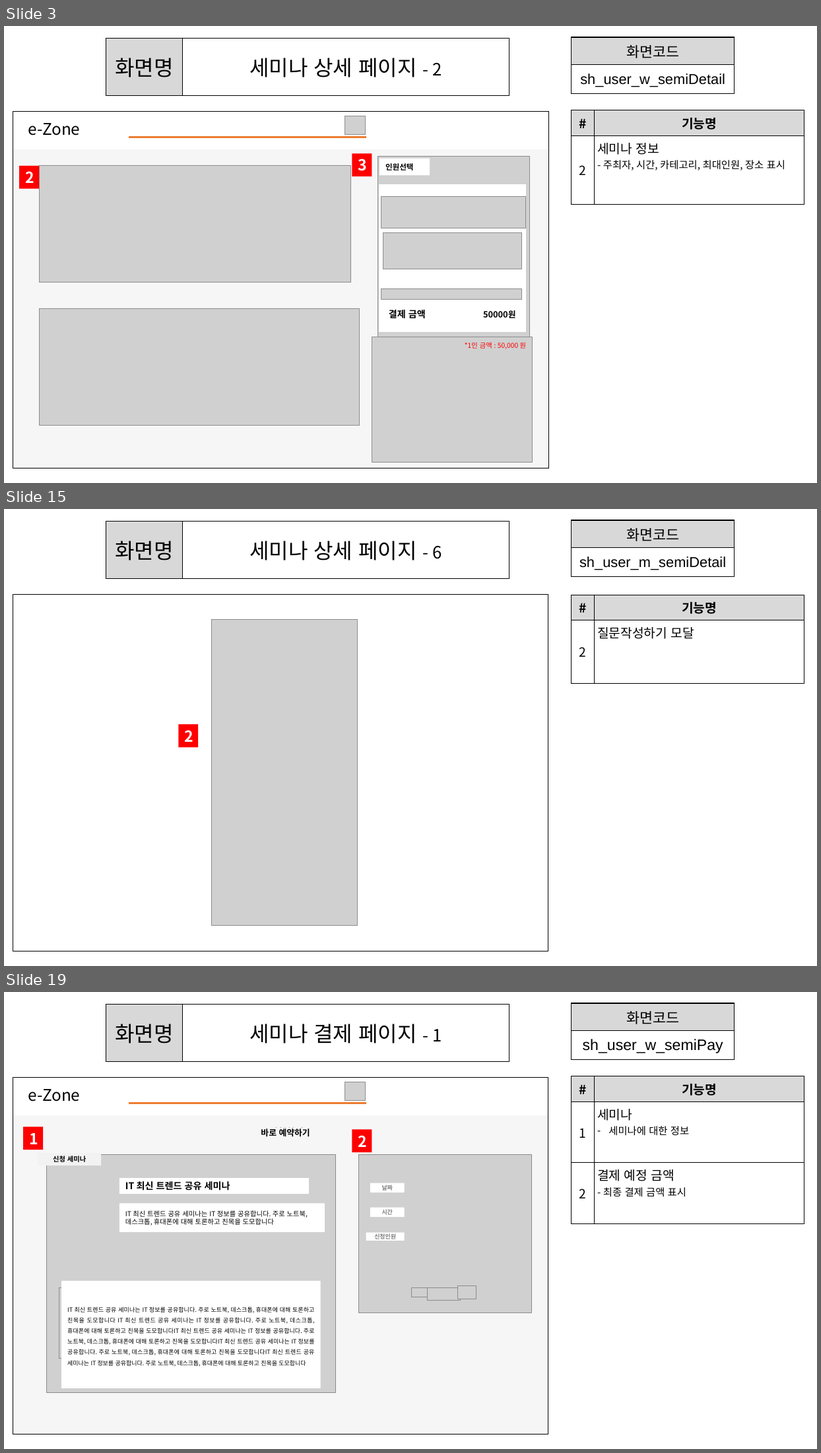
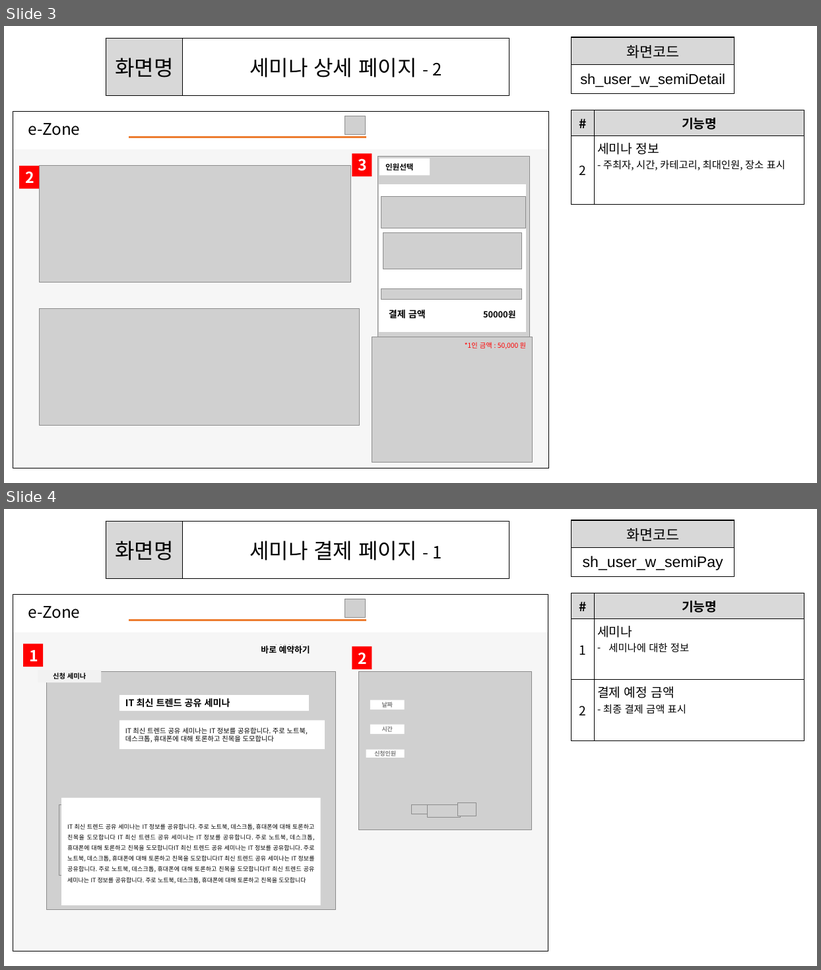
Before and after one commit to ezenteam2/e-Zone, a slide deck: 0 발표용 파워포인트/0403 1차발표/0403 project05 - 파워포인트 - 서희.pptx. Shown one above the other, each under a label of ours: slides 3, 15 and 19 before the commit, slides 3 and 4 after it; the slides between them are not shown. The pictures are 821x1453 and 821x970 pixels, drawn with LibreOffice and Linux fonts; fonts in the diff are those of the drawing; grey boxes stand for pictures. Boxes give left, top, right and bottom in pixels: in the first picture for what was removed or moved away, otherwise in the second. Text is boxed around its words. In the diff, an @@ line names an element or a change of style, - is before the commit and + after.

```diff
--- a/0 발표용 파워포인트/0403 1차발표/0403 project05 - 파워포인트 - 서희.pptx
+++ b/0 발표용 파워포인트/0403 1차발표/0403 project05 - 파워포인트 - 서희.pptx
@@ slide 15 removed at (4, 509, 817, 966), background #FFFFFF @@
@@ table removed at (106, 521, 509, 578), 1 rows, 2 columns @@
-화면명 | 세미나 상세 페이지 - 6
@@ table removed at (572, 520, 735, 577), 2 rows, 1 columns @@
-화면코드
-sh_user_m_semiDetail
@@ table removed at (13, 594, 548, 951), 1 rows, 1 columns @@
-
@@ table removed at (572, 595, 805, 683), 2 rows, 2 columns @@
-# | 기능명
-2 | 질문작성하기 모달
@@ picture removed at (211, 619, 358, 925) @@
@@ rectangle removed at (178, 724, 198, 747) @@
-2
@@ what was slide 19 is now slide 4 @@
```
Also in this commit, not shown: 23 other slides removed.
